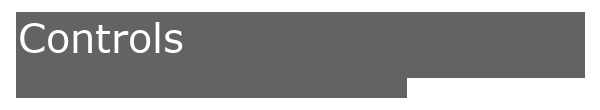
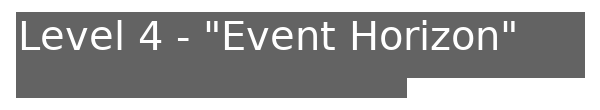
Layered file, before and after one edit (600px x 110px). Changes by layer:
hid "Controls" over [20, 22, 183, 53]
added layer "Level 4 - 'Event Horizon'" above "Level 3 - 'Retrograde'" over [21, 20, 515, 50]
